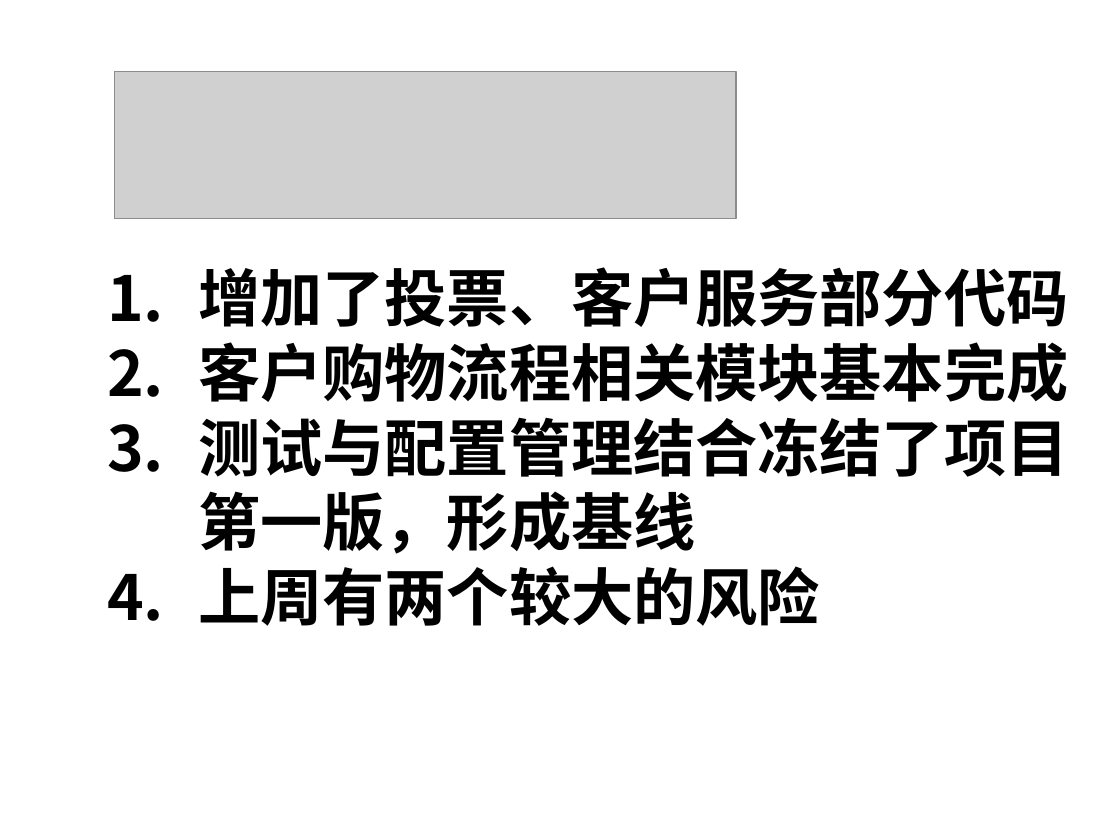
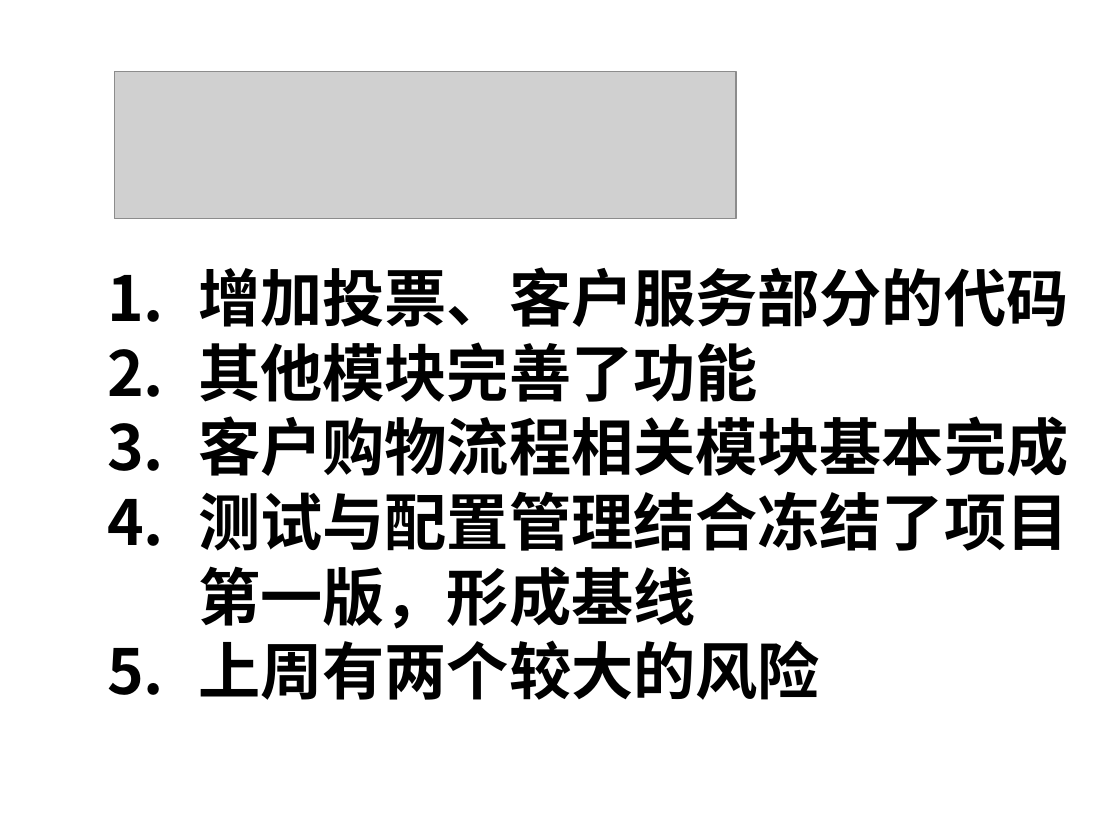
Before and after one commit to yaxing/sherry-forus, a slide deck: slide 2 of 项目相关文档/Sherry/项目监控/项目进展报告/项目报告_2009-12-17_Forus.ppt. Drawn at 1120x840 pixels with LibreOffice and Linux fonts; fonts in the diff are those of the drawing; grey boxes stand for pictures; background and template pictures are left out. Boxes give left, top, right and bottom in pixels: in the first picture for what was removed or moved away, otherwise in the second. Text is boxed around its words. In the diff, an @@ line names an element or a change of style, - is before the commit and + after.

```diff
--- a/项目相关文档/Sherry/项目监控/项目进展报告/项目报告_2009-12-17_Forus.ppt
+++ b/项目相关文档/Sherry/项目监控/项目进展报告/项目报告_2009-12-17_Forus.ppt
@@ text at (x1=198, y1=267, x2=1068, y2=402): text changed @@
-1. 增加了投票、客户服务部分代码
+1. 增加投票、客户服务部分的代码
+2. 其他模块完善了功能
```
